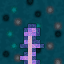
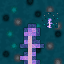
Layers edited between the first and the second 64×64 image:
showed group "16x vanilla" (4 layers) over left=42, top=12, right=58, bottom=28
